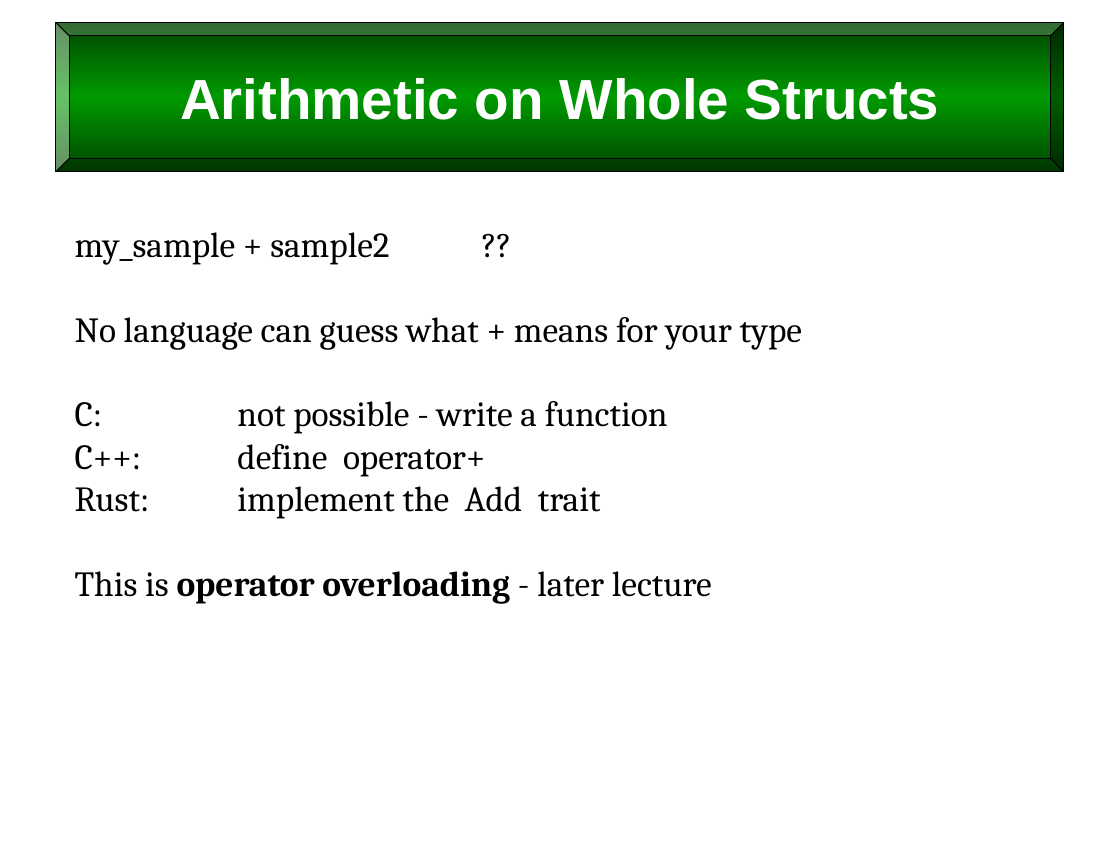
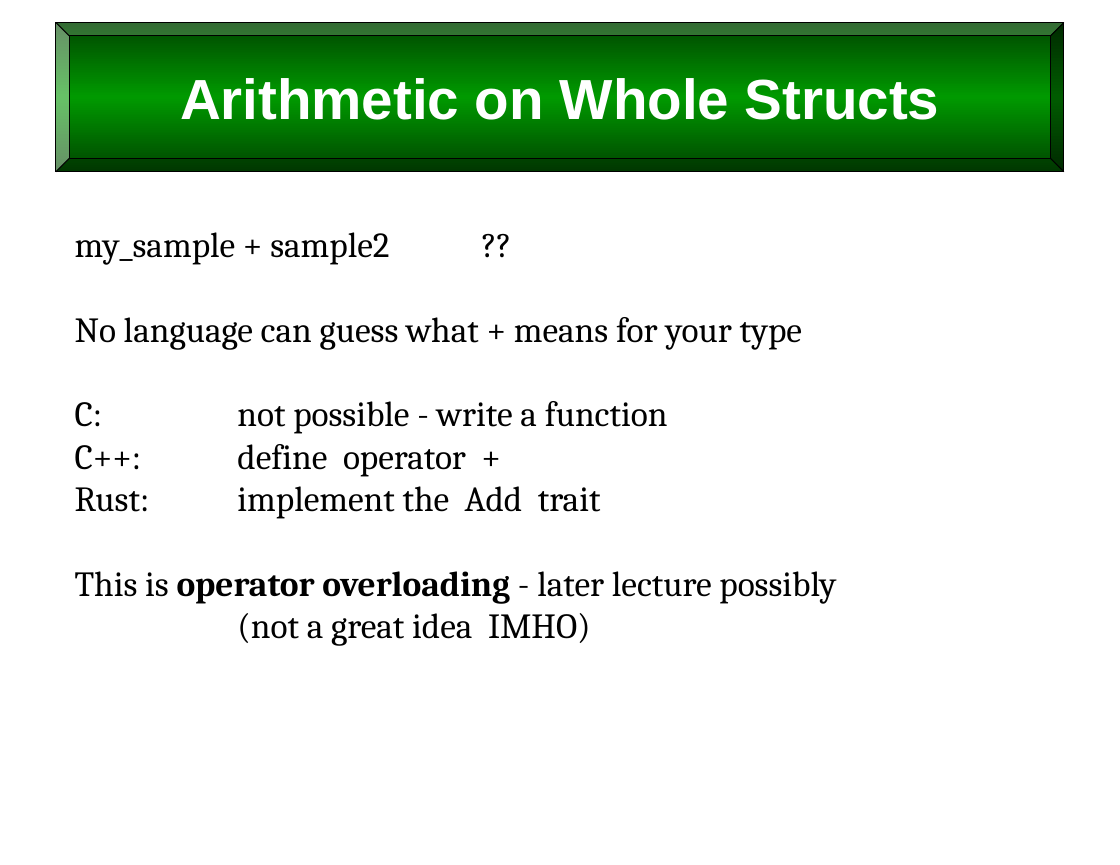
Before and after one commit to billswartz7/IntroToProgramming, a slide deck: slide 25 of Slides/L7_Operators-and-Logic.pptx. Drawn at 1120x865 pixels with LibreOffice and Linux fonts; fonts in the diff are those of the drawing. Boxes give left, top, right and bottom in pixels: in the first picture for what was removed or moved away, otherwise in the second. Text is boxed around its words. In the diff, an @@ line names an element or a change of style, - is before the commit and + after.

Commit message:
Updated the Operators and Logic Slides

```diff
--- a/Slides/L7_Operators-and-Logic.pptx
+++ b/Slides/L7_Operators-and-Logic.pptx
@@ text at <box>237,444,466,477</box>: spaces changed @@
-C++: define operator+
+C++: define operator +
@@ text at <box>75,571,836,646</box>: text changed @@
-This is operator overloading - later lecture
+This is operator overloading - later lecture possibly
+(not a great idea IMHO)
```
Also in this commit, not shown: 10 other slides changed, 1 other file.
